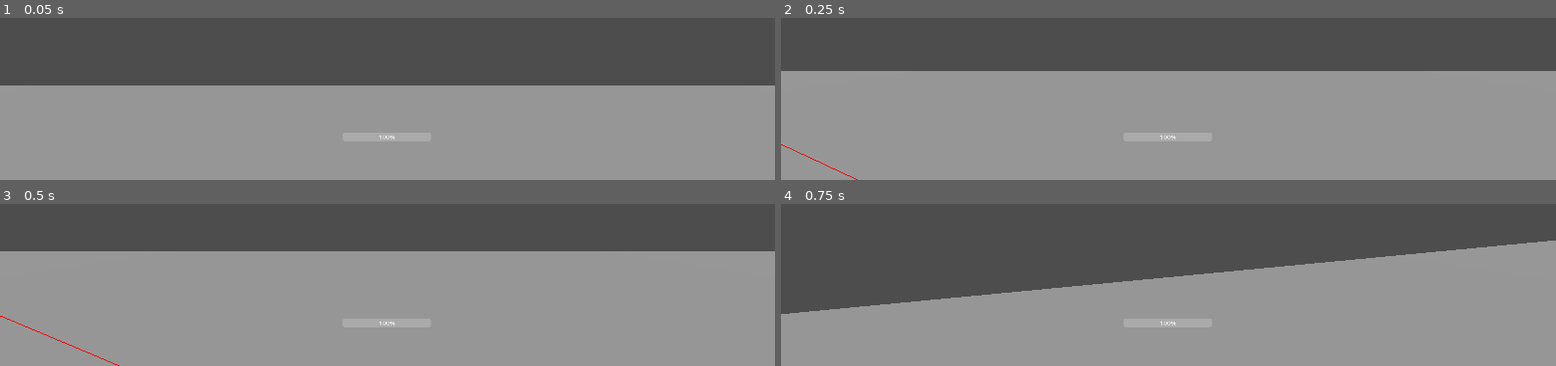
Above: before the commit, frames 1-4 (two rows, left to right).
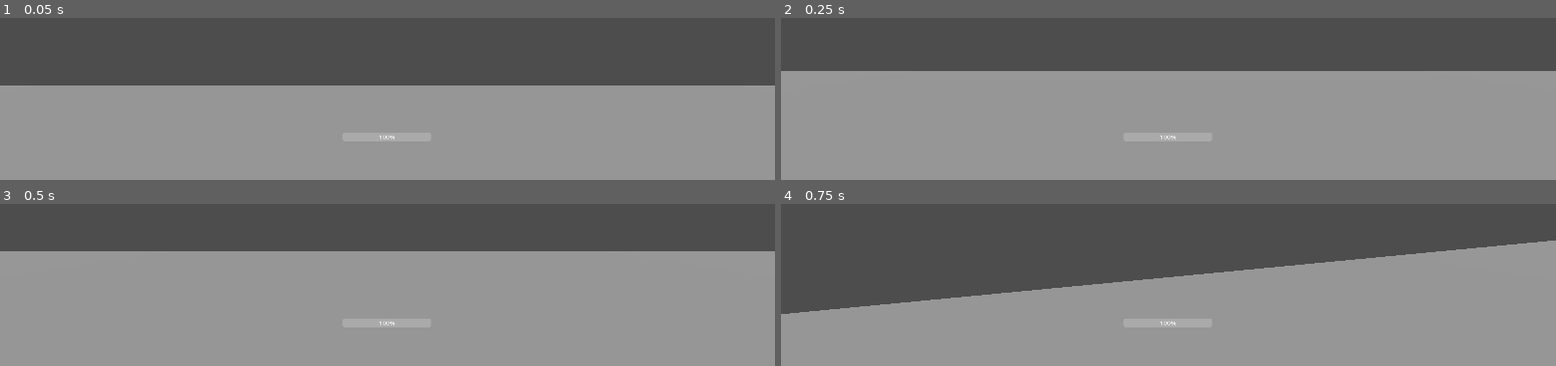
Above: after the commit, the same moments.

Repository: ggstudiopr/parkade-mvp
Game: Godot game, scene res://levels/test_level.tscn
Two runs of this game, one before a commit and one after it. Both use one fixed random seed, a clock stepped at 60 frames per second and the inputs below. The project has no main scene, so this scene is started directly.
Inputs (mouse positions are in pixels of both pictures, inside the frame that each line leads up to):
- Up to frame 1 (0.05 s): no input
- Up to frame 2 (0.25 s): no input
- Up to frame 3 (0.5 s): no input
- Up to frame 4 (0.75 s): move the mouse to (outside the picture) at 0.52 s; hold W (move_forward) from 0.53 s (still down); tap 2 (Toggle Cam) at 0.6 s

Frame 1 is identical in both runs. In frame 2, less than 0.1% of the frame differs, in the area x 0-10%, y 77-100%; in frame 3, less than 0.1%, in the area x 0-16%, y 69-100%; in frame 4, nothing differs.
Error after the commit: Cannot call method 'get_children' on a null value. (res://levels/level.gd:68)

Commit message:
Level skeleton (i forgot its been a month lol)

Diff:
--- a/First Person & Phone Essentials.tscn
+++ b/First Person & Phone Essentials.tscn
@@ -376,6 +376,7 @@
 transform = Transform3D(1, 0, 0, 0, 0.996195, -0.0871558, 0, 0.0871558, 0.996195, 0, 1.5, 0)
 
 [node name="Camera3D" type="Camera3D" parent="CameraController"]
+cull_mask = 1047553
 
 [node name="PhoneNode" type="Node3D" parent="CameraController/Camera3D"]
 transform = Transform3D(1, 0, 0, 0, 1, 0, 0, 0, 1, 0.440142, -0.375938, -0.56255)
@@ -435,7 +436,7 @@
 region_enabled = true
 region_rect = Rect2(80, 0, 344, 512)
 
-[node name="SubViewport" type="SubViewport" parent="CameraController/Camera3D/PhoneNode"]
+[node name="SubViewport" type="SubViewport" parent="CameraController/Camera3D/PhoneNode" groups=["CameraViewport"]]
 physics_interpolation_mode = 1
 handle_input_locally = false
 gui_disable_input = true
@@ -445,6 +446,7 @@
 [node name="PhoneCamera" type="Camera3D" parent="CameraController/Camera3D/PhoneNode/SubViewport"]
 physics_interpolation_mode = 1
 transform = Transform3D(1, 0, 0, 0, 1, 0, 0, 0, 1, 0.44, 1.04579, -0.563)
+cull_mask = 1047553
 fov = 50.0
 script = ExtResource("7_cs3jm")
 
--- a/basic_player.gd
+++ b/basic_player.gd
@@ -34,6 +34,12 @@
 
 #PENDING USE, JUST TO CHECK IF CAN UNCROUCH
 @export var CrouchCollisionDetect : Node3D
+
+#USED BY OTHER CLASSES
+enum PLAYER_STATE {
+	WALKING,
+	DRIVING
+}
 
 #INITIALIZE
 func _ready():
@@ -87,8 +93,6 @@
 	_tilt_input = 0
 
 func _process(delta) -> void:
-	print(Global.player_position)
-	print(global_position)
 	Global.player_position = global_position
 
 func _physics_process(delta: float) -> void:
--- a/enemy/enemy.gd
+++ b/enemy/enemy.gd
@@ -4,6 +4,9 @@
 #TODO: Add animations based on state
 #TODO: Should be used later on, either state machine or behaviour tree implementation
 @export var behaviour = null
+
+#TODO: Add all BaseEnemy data to Resource
+var data : EnemyData
 
 enum ENEMY_STATE {
 	SEARCHING,
@@ -17,7 +20,8 @@
 	VIBER
 }
 
-var mesh_instance : MeshInstance3D
+var text_mesh_instance : MeshInstance3D
+var enemy_mesh_instance : MeshInstance3D
 
 @export var acceleration = 750
 
@@ -29,16 +33,18 @@
 @onready var navigation_agent : NavigationAgent3D = $NavigationAgent3D
 
 func _ready() -> void:
-	mesh_instance = $MeshInstance3D2
+	text_mesh_instance = $MeshInstance3D2
 	var text_mesh := TextMesh.new()
 	text_mesh.text = "CHASER" if type == ENEMY_TYPE.CHASER else "VIBER"
-	mesh_instance.mesh = text_mesh
+	text_mesh_instance.mesh = text_mesh
+
+
 	#$InteractableArea.connect("body_entered", on_body_entered)
 	#$InteractableArea.connect("body_exited", on_body_exited)
 
 # Called every frame. 'delta' is the elapsed time since the previous frame.
 func _process(delta: float) -> void:
-	print(type, current_state, position)
+	#print(type, current_state, position)
 	if target and target.has_method("hurt"):
 		target.hurt(hurt_rate)
 
--- a/enemy/enemy_manager.gd
+++ b/enemy/enemy_manager.gd
@@ -1,31 +1,45 @@
 extends Node
 class_name EnemyManager
 
-var enemies #Array[Enemy]
-#TODO: Find another way to assign player position to enemy entities
-@export var player : Player
+var enemy_scene = preload("res://enemy/enemy.tscn")
 
-#TODO: REFACTOR INTO THE PLAYER NODE
-enum PLAYER_STATE {
-	WALKING,
-	DRIVING
-}
+@export_subgroup("Types")
+@export var enemies : Array[EnemyData]
+var _enemies : Array[Enemy]
 
 # Called when the node enters the scene tree for the first time.
 func _ready() -> void:
-	enemies = get_children()
-	for e: Enemy in enemies:
-		e.target = player
+	pass
+	#enemies = get_children()
+	#for e: Enemy in enemies:
+		#e.target = player
 # Called every frame. 'delta' is the elapsed time since the previous frame.
 func _process(delta: float) -> void:
 	pass
 
-#TODO: Spawn and delete enemy nodes when necessary
+#TODO: VERIFY
+func spawn_initial_enemies(spawn_positions: Array[Node3D]):
+	#var index = -1
+	#for e: EnemyData in enemies:
+		#index += 1
+		#var new_enemy : Enemy = enemy_scene.instantiate()
+		#new_enemy.data = e
+		#new_enemy.global_position = spawn_positions[].global_position
+	pass
+
+func spawn_enemy(type: EnemyData):
+	#var new_enemy = enemy_scene.instantiate()
+	#new_enemy.data = type
+	pass
+
+func delete_enemy(e : Enemy):
+	#e.queue_free()
+	pass
 
 func on_player_state_change(new_state, player):
-	for e : Enemy in enemies:
+	for e : Enemy in _enemies:
 		match e.type:
 			Enemy.ENEMY_TYPE.CHASER:
-					e.change_state(Enemy.ENEMY_STATE.SEARCHING if new_state == PLAYER_STATE.WALKING else Enemy.ENEMY_STATE.WAITING)
+					e.change_state(Enemy.ENEMY_STATE.SEARCHING if new_state == Player.PLAYER_STATE.WALKING else Enemy.ENEMY_STATE.WAITING)
 			Enemy.ENEMY_TYPE.VIBER:
-					e.change_state(Enemy.ENEMY_STATE.SEARCHING if new_state == PLAYER_STATE.DRIVING else Enemy.ENEMY_STATE.WAITING)
+					e.change_state(Enemy.ENEMY_STATE.SEARCHING if new_state == Player.PLAYER_STATE.DRIVING else Enemy.ENEMY_STATE.WAITING)
--- /dev/null
+++ b/enemy/enemy_types/enemy_data.gd
@@ -0,0 +1,2 @@
+extends Resource
+class_name EnemyData
--- /dev/null
+++ b/enemy/enemy_types/enemy_data.tres
@@ -0,0 +1,10 @@
+[gd_resource type="Resource" load_steps=2 format=3 uid="uid://c1bj0xv2vi4yo"]
+
+[sub_resource type="GDScript" id="GDScript_ydggp"]
+script/source = "extends Resource
+class_name EnemyData
+
+"
+
+[resource]
+script = SubResource("GDScript_ydggp")
--- a/global.gd
+++ b/global.gd
@@ -9,5 +9,5 @@
 
 # Called every frame. 'delta' is the elapsed time since the previous frame.
 func _process(delta: float) -> void:
-	print_debug(player_position)
+	#print_debug(player_position)
 	pass
--- a/levels/level.gd
+++ b/levels/level.gd
@@ -1,27 +1,34 @@
 extends Node3D
 class_name Level
 ##TODO: Brief Level Description
-##
+##HI HELLO
 ##TODO: Detailed Level Description
-##
+##Level Needs SpawnPoints to function, and EnemyManager
 
 var player_scene = preload("res://First Person & Phone Essentials.tscn")
-var car_scene = preload("res://Basic First Person Movement + Camera.tscn")
+#var car_scene = preload("res://Basic First Person Movement + Camera.tscn")
 var enemy_scene = preload("res://enemy/enemy.tscn")
 
 @export_subgroup("Enemies")
 @export var enemy_manager : EnemyManager
-@export var spawn_points : Array[Node3D] ## Node3D's to be used as enemy spawn points
-var enemies : Array[Enemy] = []
-var car
+@export var enemy_spawns : Node
+var spawn_points : Array[Node3D] ## Node3D's to be used as enemy spawn points
+#var enemies : Array[Enemy] = []
+
+@export_subgroup("Players")
+#@export var car : Car
 @export var players : Array[Player] = []
+
+var camera_viewport : SubViewport
 
 signal level_ended
 signal level_won
 signal level_lost
 signal level_started
+signal level_loading
 
 enum LEVEL_STATE {
+	LOADING,
 	START,
 	WIN,
 	LOSE,
@@ -31,13 +38,23 @@
 var PLAYER_COUNT = 1 #TODO: Initialize player amount based on Game node/singleton
 const MAX_ENEMY_COUNT = 2
 
-var current_state : LEVEL_STATE
+var current_state : LEVEL_STATE :
+	set(value):
+		current_state = on_level_state_change(value)
+	get:
+		return current_state
 
 func _init() -> void:
+	current_state = LEVEL_STATE.LOADING
 	pass
 
 # Called when the node enters the scene tree for the first time.
 func _ready() -> void:
+
+	#TODO: Godot currently does not support complete re-rendering/complete pipeline modification.
+	#To achieve the phone camera effect, we'll have to utilize other methods.
+	#OR, create our own C++ module that hijacks the pipeline to do what we want lmao
+	camera_viewport = get_tree().get_nodes_in_group("CameraViewport")[0]
 
 	#car = car_scene.instantiate()
 
@@ -48,18 +65,53 @@
 
 	#players.append(car.get_children() as Array[Player])
 
+	spawn_points = enemy_spawns.get_children() as Array[Node3D]
+
+	#TODO: Should probably let enemy_manager handle this, or not. Who knows.
+	var index = -1
 	for enemy in range(MAX_ENEMY_COUNT):
-		var new_enemy = enemy_scene.instantiate()
-		#TODO: Use spawn_points to set initial enemy.positions
-		#TODO: Probably use an xml/json like structure to set up enemy data
-		$EnemyManager.add_child(new_enemy)
+		index += 1
+		var new_enemy : Enemy = enemy_scene.instantiate()
+		#TODO: Either set up spawn_queue to spawn monsters ad-infinium OR make sure MAX_ENEMY_COUNT = len(spawn_points)
+		var new_position = spawn_points[index].global_position
+		new_enemy.global_position = new_position
+		new_enemy.type = index % 2 #WARNING: Alternates between first two enemy types. Change when more than 3 enemies.
+		#TODO: Probably use an xml/json like structure to set up enemy data/Resources?
+		print_debug(index)
+		print_debug(spawn_points[index].global_position)
+		print_debug(new_position)
+		print_debug(new_enemy.type)
+		print_debug(new_enemy.global_position)
+		match new_enemy.type:
+			#Enemy.ENEMY_TYPE.CHASER:
+				##Spawn under EnemyManager
+				#$EnemyManager.add_child(new_enemy)
+				#pass
+			#Enemy.ENEMY_TYPE.VIBER:
+				##Spawn under CameraViewport
+				#camera_viewport.add_child(new_enemy)
+				#pass
+			_:
+				$EnemyManager.add_child(new_enemy)
+	#enemies.append($EnemyManager.get_children() as Array[Enemy])
 
-	enemies.append($EnemyManager.get_children() as Array[Enemy])
+	current_state = LEVEL_STATE.START
 
 # Called every frame. 'delta' is the elapsed time since the previous frame.
 func _process(delta: float) -> void:
-	match current_state:
+	#TODO: Determine what WINNING, LOSING, AND ENDING MEANS
+	pass
+
+func on_level_state_change(new_state) -> LEVEL_STATE:
+	match new_state:
+		LEVEL_STATE.LOADING:
+			level_loading.emit()
 		LEVEL_STATE.START:
-			pass
+			level_started.emit()
+		LEVEL_STATE.WIN:
+			level_won.emit()
+		LEVEL_STATE.LOSE:
+			level_lost.emit()
 		LEVEL_STATE.END:
 			level_ended.emit()
+	return new_state
--- a/levels/test_level.tscn
+++ b/levels/test_level.tscn
@@ -1,8 +1,7 @@
-[gd_scene load_steps=9 format=3 uid="uid://heeroj1isx3v"]
+[gd_scene load_steps=8 format=3 uid="uid://heeroj1isx3v"]
 
 [ext_resource type="Script" path="res://levels/level.gd" id="1_x571v"]
 [ext_resource type="Script" path="res://enemy/enemy_manager.gd" id="2_xtr1i"]
-[ext_resource type="PackedScene" uid="uid://dfg3xoqxo8tr7" path="res://enemy/enemy.tscn" id="3_1012a"]
 [ext_resource type="PackedScene" uid="uid://dl60tvwy1elkf" path="res://First Person & Phone Essentials.tscn" id="4_iaw5e"]
 
 [sub_resource type="NavigationMesh" id="NavigationMesh_yw2b2"]
@@ -22,7 +21,7 @@
 players = [null]
 
 [node name="DirectionalLight3D" type="DirectionalLight3D" parent="."]
-transform = Transform3D(-0.856267, -0.516533, -2.25784e-08, 0, -4.37114e-08, 1, -0.516533, 0.856267, 3.74286e-08, 0, 0, 0)
+transform = Transform3D(-0.856267, -0.516533, -2.25784e-08, 0, -4.37114e-08, 1, -0.516533, 0.856267, 3.74286e-08, 0, 0.933587, 11.8233)
 shadow_enabled = true
 
 [node name="Collisions" type="NavigationRegion3D" parent="."]
@@ -58,13 +57,13 @@
 [node name="EnemyManager" type="Node" parent="."]
 script = ExtResource("2_xtr1i")
 
-[node name="Enemy" parent="EnemyManager" instance=ExtResource("3_1012a")]
-transform = Transform3D(1, 0, 0, 0, 1, 0, 0, 0, 1, 0, 0.909048, 17.78)
-current_state = 0
+[node name="Protagonist" parent="." instance=ExtResource("4_iaw5e")]
+transform = Transform3D(-1, 0, -8.74228e-08, 0, 1, 0, 8.74228e-08, 0, -1, 0, -0.1, -19.3217)
 
-[node name="Enemy2" parent="EnemyManager" instance=ExtResource("3_1012a")]
-transform = Transform3D(1, 0, 0, 0, 1, 0, 0, 0, 1, 18.2459, 3.05511, 0.470057)
-type = 1
+[node name="SpawnPoints" type="Node" parent="."]
 
-[node name="Protagonist" parent="." instance=ExtResource("4_iaw5e")]
-transform = Transform3D(1, 0, 0, 0, 1, 0, 0, 0, 1, 0, -0.1, -19.3217)
+[node name="Node3D" type="Node3D" parent="SpawnPoints"]
+transform = Transform3D(1, 0, 0, 0, 1, 0, 0, 0, 1, -16.4359, 0.948817, 10.1459)
+
+[node name="Node3D2" type="Node3D" parent="SpawnPoints"]
+transform = Transform3D(1, 0, 0, 0, 1, 0, 0, 0, 1, 0, 0.689984, 17.6658)
